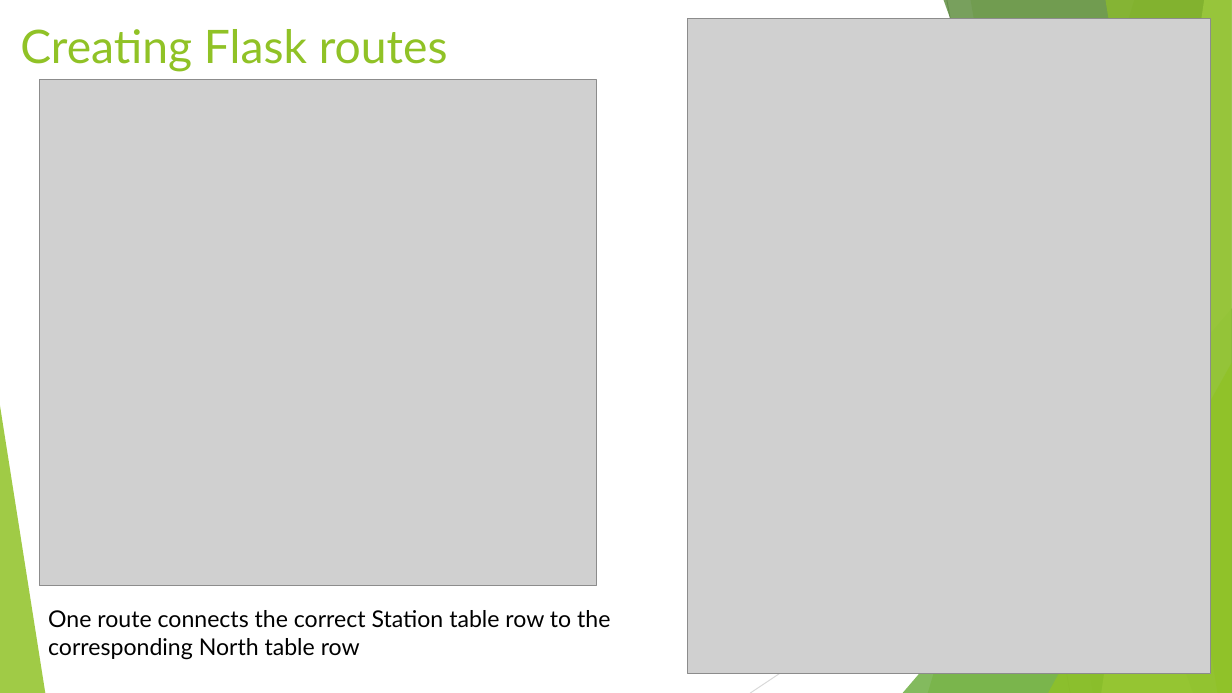
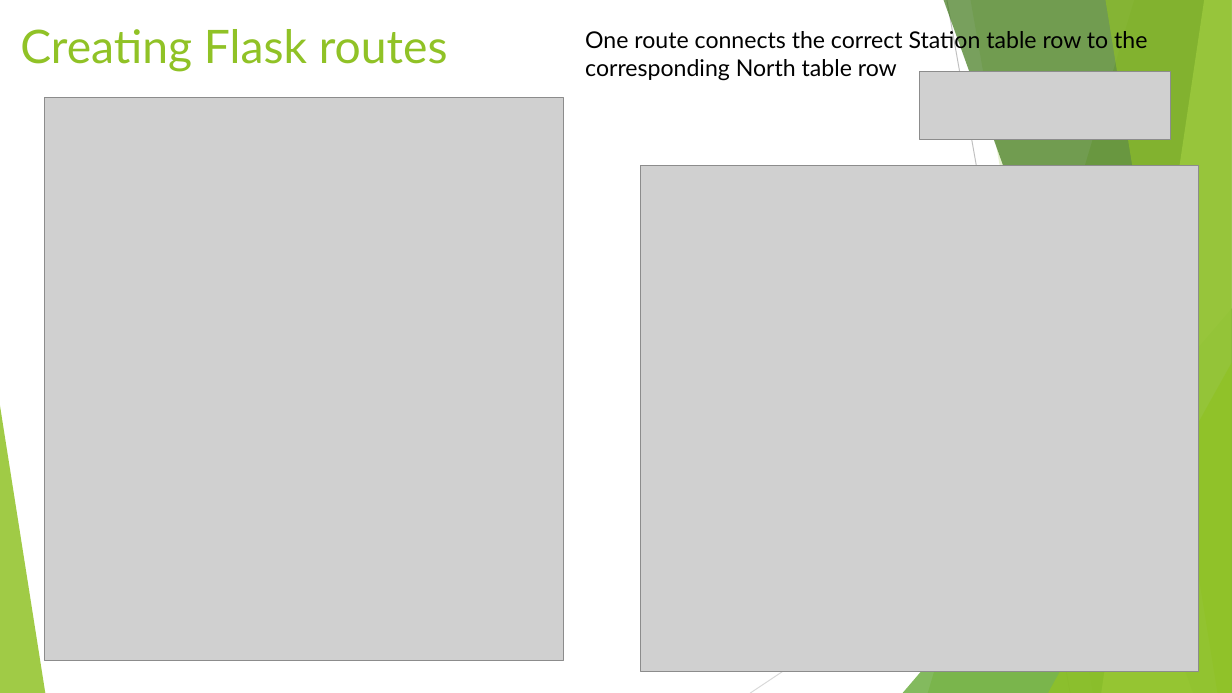
Before and after one commit to alexanderbpowers/project_3-Group_8, a slide deck: slide 7 of Weather Patterns in Brazil.pptx. Drawn at 1232x693 pixels with LibreOffice and Linux fonts; fonts in the diff are those of the drawing; grey boxes stand for pictures. Boxes give left, top, right and bottom in pixels: in the first picture for what was removed or moved away, otherwise in the second. Text is boxed around its words. In the diff, an @@ line names an element or a change of style, - is before the commit and + after.

```diff
--- a/Weather Patterns in Brazil.pptx
+++ b/Weather Patterns in Brazil.pptx
@@ text "One route connects the correct ...": place and size @@
-text "One route connects the correct ..." at <box>48,610,610,660</box>
+text "One route connects the correct ..." at <box>585,28,1147,81</box>
@@ picture added at <box>920,72,1170,140</box> @@
@@ picture: place and size @@
-picture at <box>688,19,1212,675</box>
+picture at <box>44,98,564,661</box>
@@ picture: place and size @@
-picture at <box>39,79,596,586</box>
+picture at <box>640,165,1198,672</box>
```
Also in this commit, not shown: 2 other slides changed, 3 slides added, 2 slides removed.
